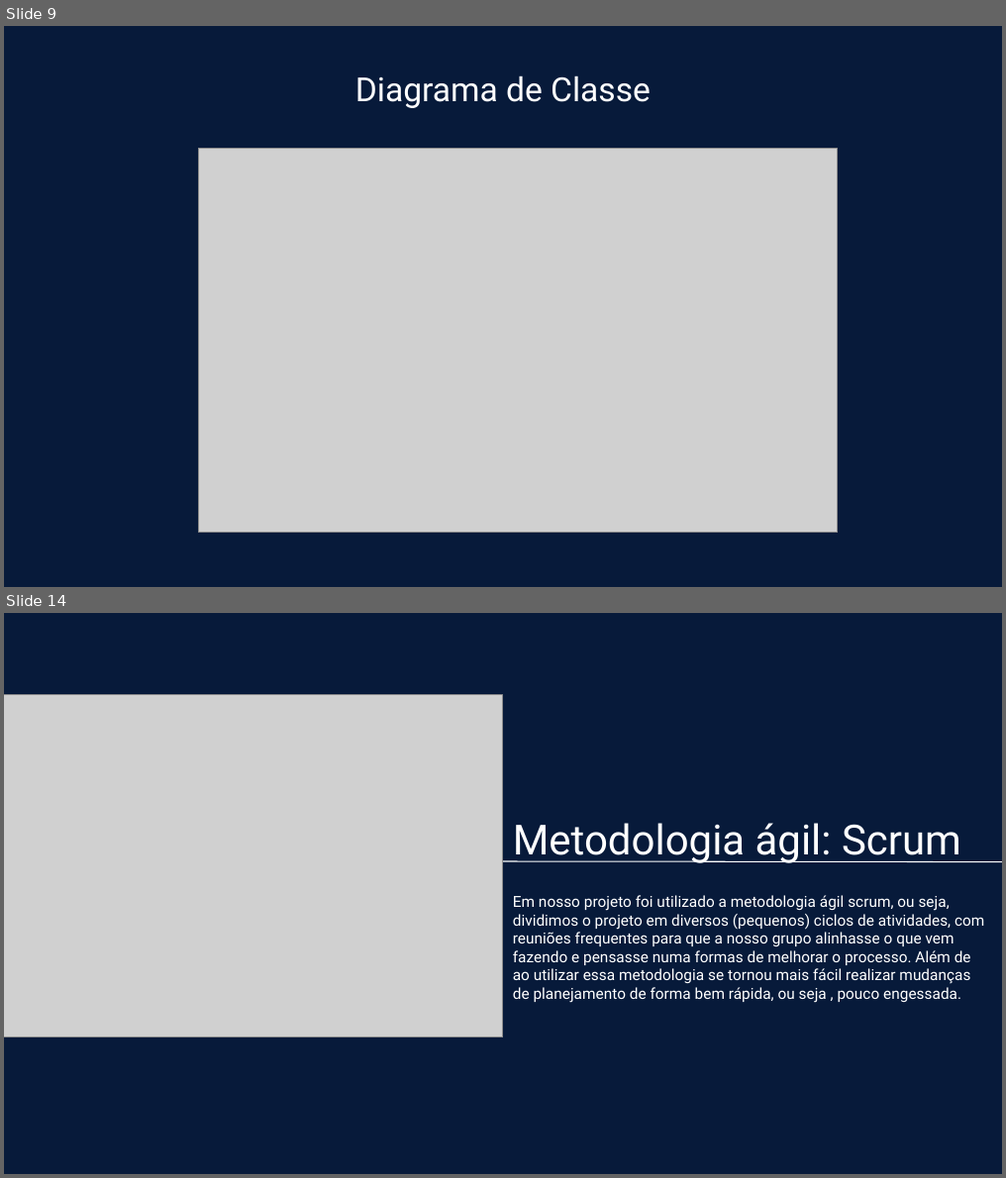
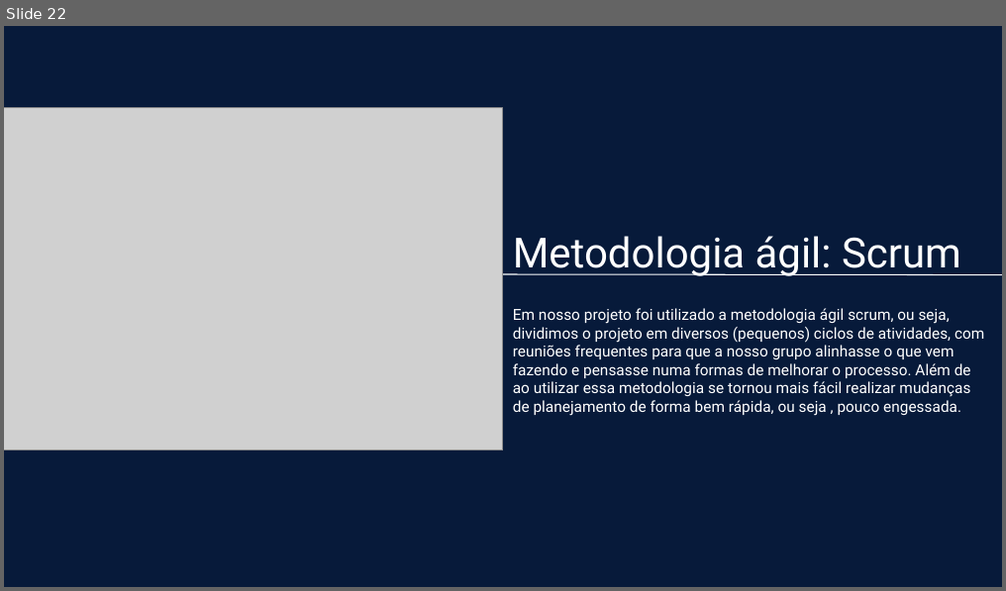
Before and after one commit to BandTec/Pantec, a slide deck: Documentação/Apresentação/Sprint03.pptx. Shown one above the other, each under a label of ours: slides 9 and 14 before the commit, slide 22 after it; the slides between them are not shown. The pictures are 1006x1178 and 1006x591 pixels, drawn with LibreOffice and Linux fonts; fonts in the diff are those of the drawing; grey boxes stand for pictures. Boxes give left, top, right and bottom in pixels: in the first picture for what was removed or moved away, otherwise in the second. Text is boxed around its words. In the diff, an @@ line names an element or a change of style, - is before the commit and + after.

```diff
--- a/Documentação/Apresentação/Sprint03.pptx
+++ b/Documentação/Apresentação/Sprint03.pptx
@@ slide 9 removed at (4,26,1002,587), background #071A3A @@
@@ text removed at (355,76,650,108) @@
-Diagrama de Classe
@@ picture removed at (199,149,838,533) @@
@@ what was slide 14 is now slide 22 @@
```
Also in this commit, not shown: 7 slides changed, 1 slide added, 3 other slides removed.
